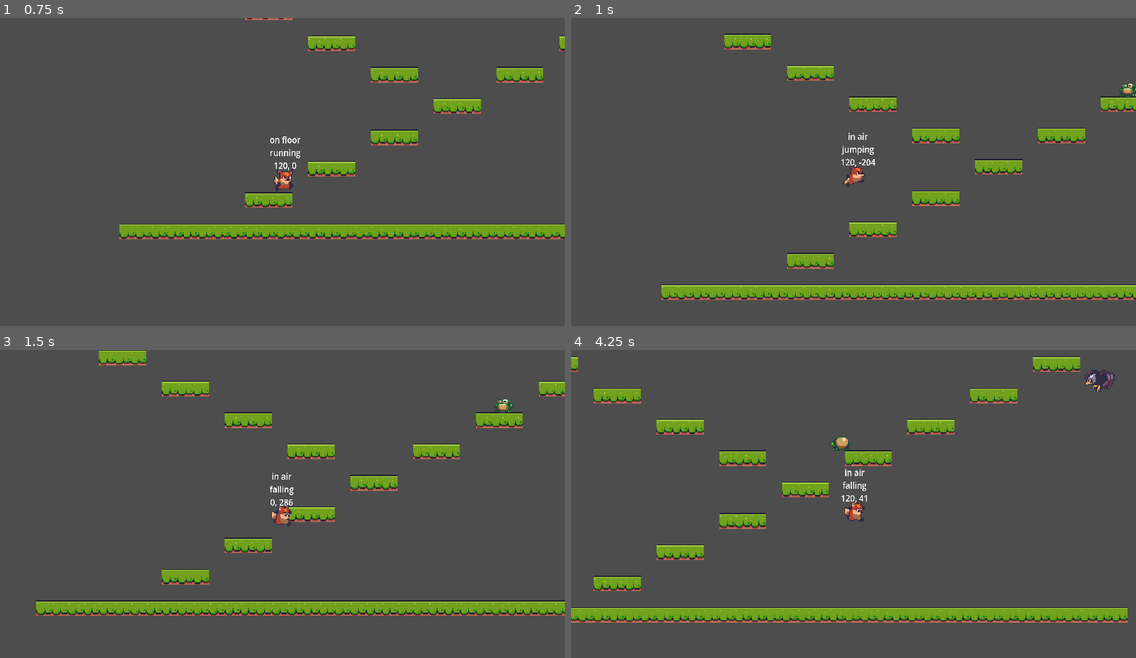
Above: before the commit, frames 1-4 (two rows, left to right).
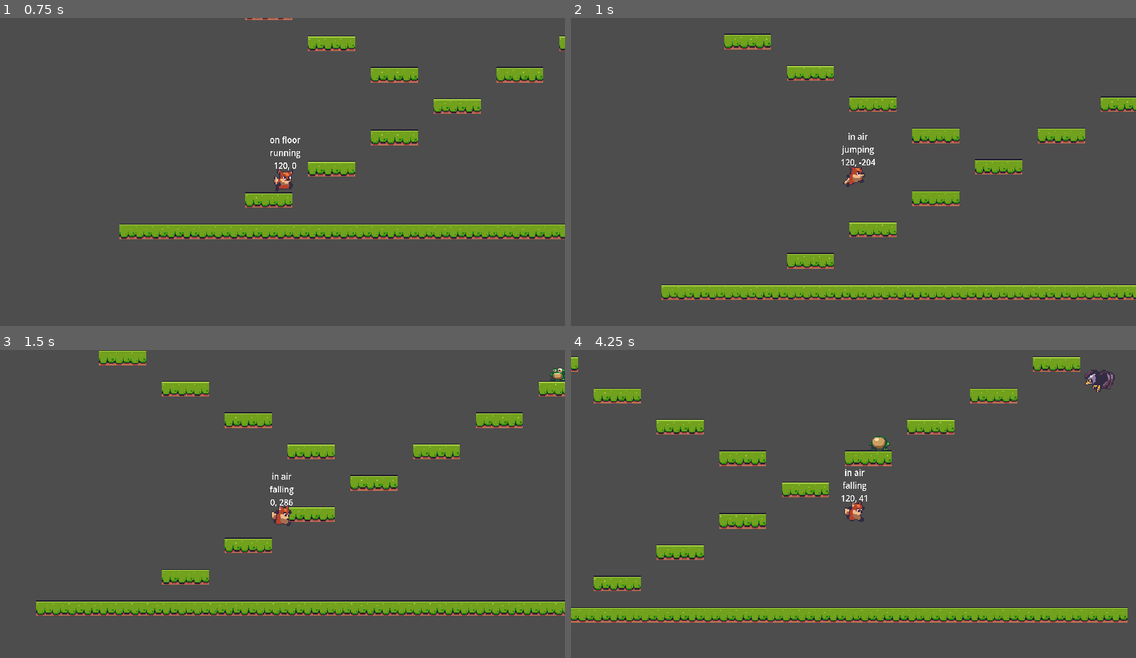
Above: after the commit, the same moments.

Repository: fj0lverkr/FoxAntics
Game: Godot game, scene res://scenes/level_base/level_base.tscn
The game is run twice, just before and just after one commit, with the same random seed, the same clock (stepped at 60 frames per second) and the same inputs. The project has no main scene, so this scene is started directly.
Inputs:
- Up to frame 1 (0.75 s): hold D (right) from 0.53 s (still down)
- Up to frame 2 (1 s): keep holding D (right); tap W (up) at 0.77 s
- Up to frame 3 (1.5 s): keep holding D (right)
- Up to frame 4 (4.25 s): tap W (up) at 1.52, 3.02, 3.77 s; release D (right) at 2.03 s; hold A (left) 2.03-2.78 s; hold D (right) from 2.78 s (still down)

Frame 1 is identical in both runs. In frame 2, 0.1% of the frame differs, in the area x 97-100%, y 21-26%; in frame 3, 0.2%; in frame 4, 0.3%, in the area x 45-57%, y 27-33%.

Commit message:
update collision layers and masks

Diff:
--- a/project.godot
+++ b/project.godot
@@ -57,6 +57,10 @@
 ]
 }
 
+[layer_names]
+
+2d_physics/layer_1="platforms"
+
 [rendering]
 
 textures/canvas_textures/default_texture_filter=0
--- a/scenes/base_enemy/base_enemy.tscn
+++ b/scenes/base_enemy/base_enemy.tscn
@@ -3,6 +3,7 @@
 [ext_resource type="Script" path="res://scenes/base_enemy/base_enemy.gd" id="1_wqyr0"]
 
 [node name="BaseEnemy" type="CharacterBody2D"]
+collision_layer = 0
 script = ExtResource("1_wqyr0")
 
 [node name="VisibleOnScreenNotifier2D" type="VisibleOnScreenNotifier2D" parent="."]
--- a/scenes/eagle/eagle.tscn
+++ b/scenes/eagle/eagle.tscn
@@ -44,7 +44,6 @@
 size = Vector2(9, 7.5)
 
 [node name="Eagle" instance=ExtResource("1_yawp4")]
-collision_layer = 0
 collision_mask = 0
 script = ExtResource("2_t2v5r")
 
--- a/scenes/level_base/atlas_terrain.tres
+++ b/scenes/level_base/atlas_terrain.tres
@@ -523,4 +523,5 @@
 
 [resource]
 physics_layer_0/collision_layer = 1
+physics_layer_0/collision_mask = 0
 sources/0 = SubResource("TileSetAtlasSource_3u7pi")
--- a/scenes/level_base/level_base.tscn
+++ b/scenes/level_base/level_base.tscn
@@ -24,11 +24,11 @@
 [node name="Player" parent="." instance=ExtResource("3_3pop5")]
 position = Vector2(101, -68)
 
-[node name="Snail" parent="." instance=ExtResource("5_01qs4")]
-position = Vector2(799, -51)
+[node name="Eagle" parent="." instance=ExtResource("7_bw2ub")]
+position = Vector2(613, -257)
 
 [node name="Frog" parent="." instance=ExtResource("6_4e33t")]
-position = Vector2(434, -221)
+position = Vector2(490, -271)
 
-[node name="Eagle" parent="." instance=ExtResource("7_bw2ub")]
-position = Vector2(613, -257)
+[node name="Snail" parent="." instance=ExtResource("5_01qs4")]
+position = Vector2(797, -34)
--- a/scenes/player/player.tscn
+++ b/scenes/player/player.tscn
@@ -119,7 +119,7 @@
 font_size = 48
 
 [node name="Player" type="CharacterBody2D" groups=["player"]]
-collision_layer = 2
+collision_layer = 0
 script = ExtResource("1_g65jn")
 
 [node name="Sprite2D" type="Sprite2D" parent="."]
